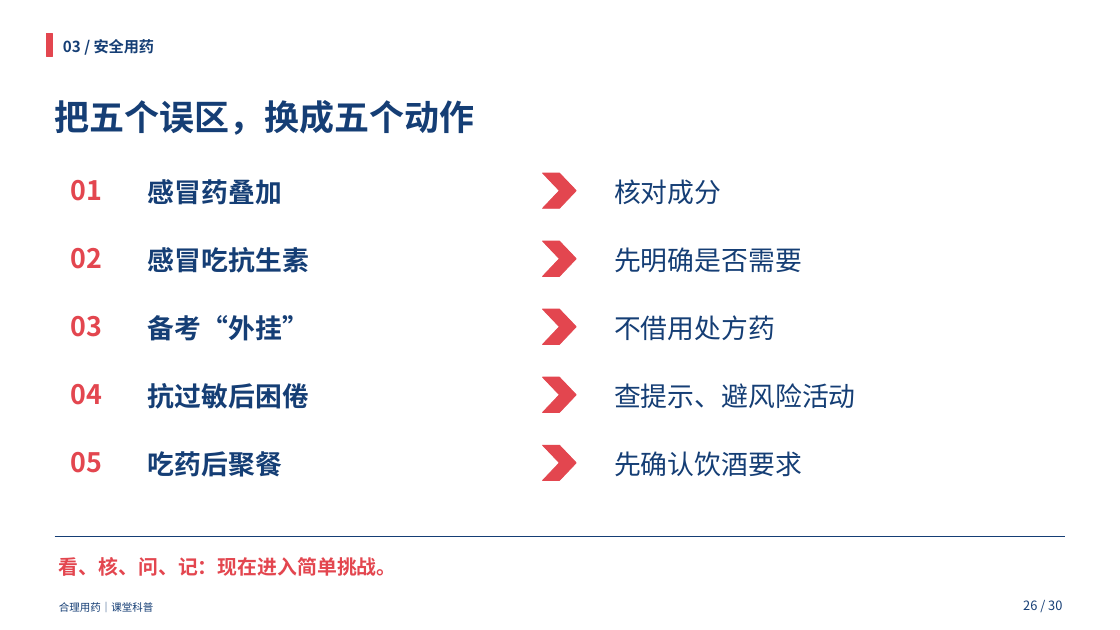
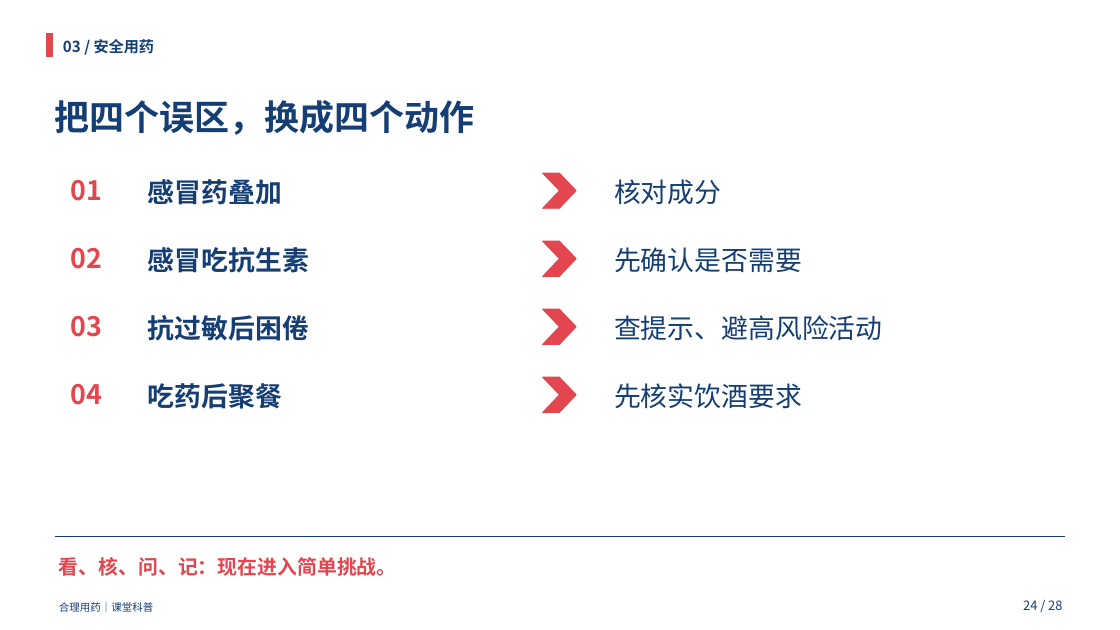
Before and after one commit to HOU-snowyfly/PPTbuilder, a slide deck: slide 24 of 交付文件/合理用药_双人35分钟.pptx (slide 26 before the commit). Drawn at 1120x630 pixels with LibreOffice and Linux fonts; fonts in the diff are those of the drawing. Boxes give left, top, right and bottom in pixels: in the first picture for what was removed or moved away, otherwise in the second. Text is boxed around its words. In the diff, an @@ line names an element or a change of style, - is before the commit and + after.

```diff
--- a/交付文件/合理用药_双人35分钟.pptx
+++ b/交付文件/合理用药_双人35分钟.pptx
@@ text at [55,100,475,135]: text changed @@
-把五个误区，换成五个动作
+把四个误区，换成四个动作
@@ text at [614,247,802,272]: text changed @@
-先明确是否需要
+先确认是否需要
@@ text "抗过敏后困倦": place and size @@
-text "抗过敏后困倦" at [148,383,309,409]
+text "抗过敏后困倦" at [148,315,309,341]
@@ text removed at [148,315,309,341] @@
-备考“外挂”
@@ text at [614,315,883,340]: text changed @@
-查提示、避风险活动
+查提示、避高风险活动
@@ text removed at [614,315,775,341] @@
-不借用处方药
@@ text "吃药后聚餐": place and size @@
-text "吃药后聚餐" at [148,451,282,477]
+text "吃药后聚餐" at [148,383,282,409]
@@ text at [614,383,802,409]: text changed @@
-先确认饮酒要求
+先核实饮酒要求
@@ chevron removed at [543,445,576,481] @@
@@ text removed at [71,452,103,473] @@
-05
@@ text at [1023,600,1062,610]: text changed @@
-26 / 30
+24 / 28
```
Also in this commit, not shown: 25 other slides changed, 3 slides added, 5 slides removed, 1 other file.
